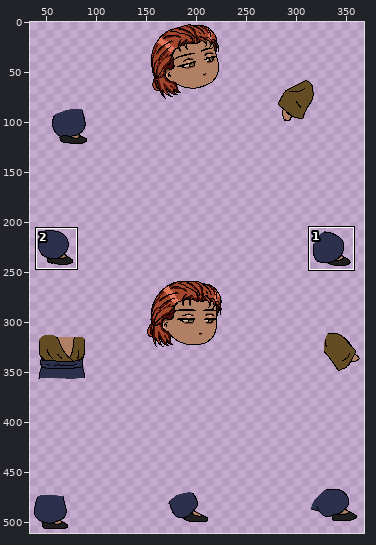
Two versions of one sprite sheet, assets/character/FighterBase/skins/4-boar_tex.png. The picture above shows the old version from afar; the outline marks the close-up.
Close-up. First the earlier version:
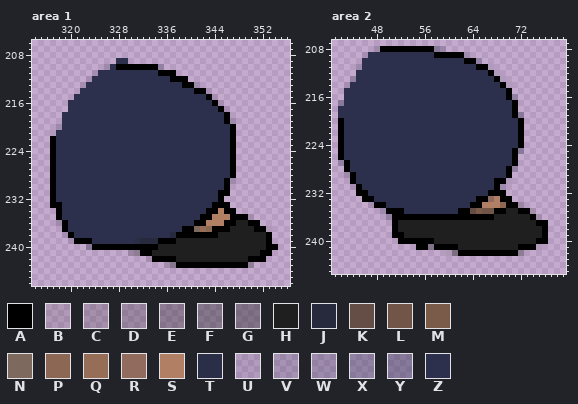
The file is 512x512 pixels. Pixels under 10% opacity are left out. Colours within 5 levels of each other are drawn and written as one. Shown: area 1: x 314..356, y 206..246; area 2: x 41..79, y 207..245. The wide view leaves out empty margins. The commit also changed other parts of the picture, which this record leaves out.
Palette (. is transparent): A #000000  B #1f1f1f20  C #1f1f1f30  D #1f1f1f40  E #1f1f1f55  F #1f1f1f60  G #1f1f1f66  H #1f1f1f  J #272a3c  K #654e46  L #715546  M #7a5b4a  N #7e695e  P #8c6753  Q #966d57  R #906b5e  S #b17f64  T #2a2e47  U #2c304d20  V #2c304d33  W #2c304d40  X #2c304d55  Y #2c304d66  Z #2c304d
The result:
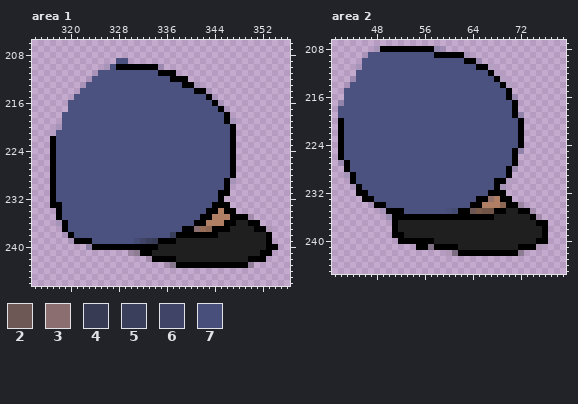
Colours new in this view: 2 #6e5856  3 #8b6e6f  4 #373b54  5 #3a3f5b  6 #404568  7 #484f7a
Changes in this commit:
Colour R changes from #906b5e to #97746b.
Colour T changes from #2a2e47 to #454c74.
Colour U changes from #2c304d20 to #4b528020.
Colour V changes from #2c304d33 to #4b528033.
Colour W changes from #2c304d40 to #4b528040.
Colour X changes from #2c304d55 to #4b528055.
Colour Y changes from #2c304d66 to #4b528066.
Colour Z changes from #2c304d to #4b5280.
Area 1:
The edit turns colour N into colour 3 in row 237 at x 341.
The edit turns colour J into colour 4 in row 239 at x 334.
The edit turns colour J into colour 5 in row 238 at x 337; in row 239 at x 333.
The edit turns colour J into colour 6 in row 239 at x 332.
Area 2:
The edit turns colour K into colour 2 in row 235 at x 64.
The edit turns colour Z into colour 7 in row 235 at x 60.
The edit turns colour Z into colour T in row 235 at x 61.
Where, in picture pixels (left, top, right, bottom), the same in both close-ups:
changed: (50, 58, 236, 250)
changed: (338, 46, 524, 220)
